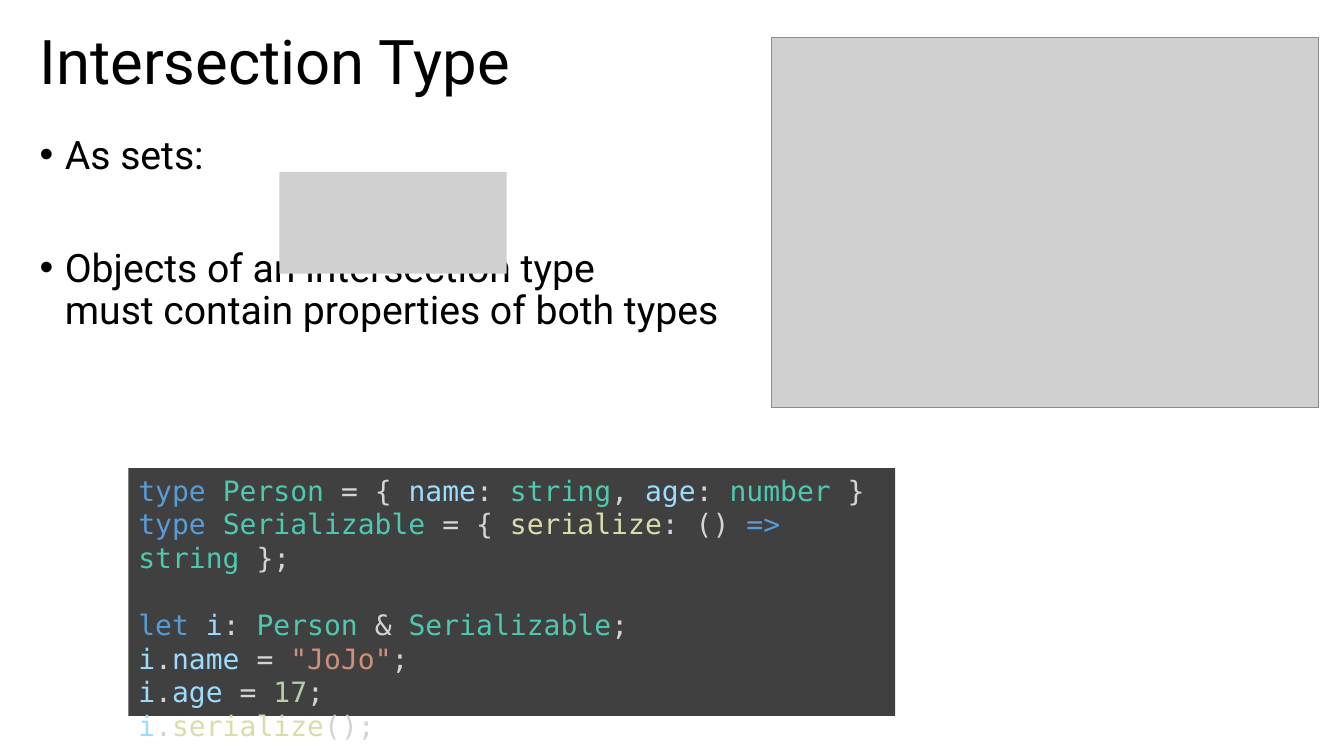
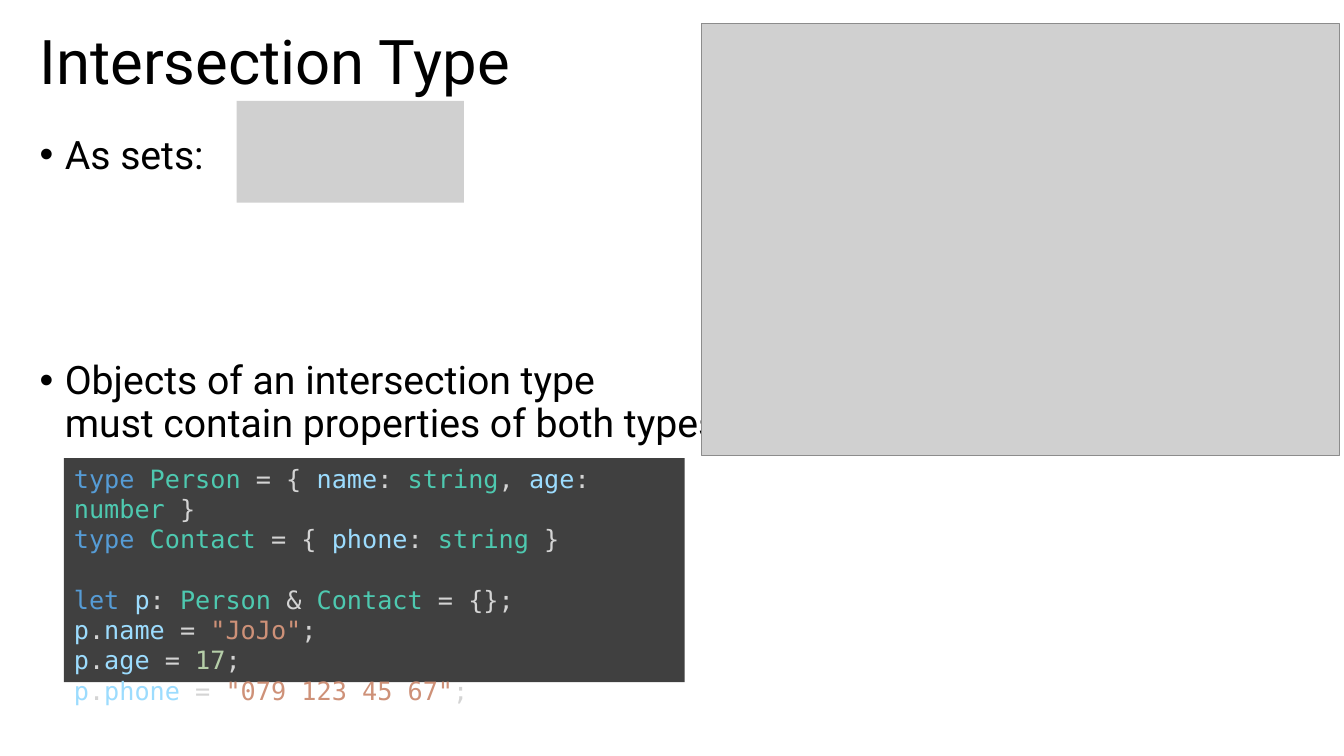
Before and after one commit to ymekesser/a-type-of-magic-presentation, a slide deck: slide 17 of a-type-of-magic.pptx. Drawn at 1344x756 pixels with LibreOffice and Linux fonts; fonts in the diff are those of the drawing; grey boxes stand for pictures. Boxes give left, top, right and bottom in pixels: in the first picture for what was removed or moved away, otherwise in the second. Text is boxed around its words. In the diff, an @@ line names an element or a change of style, - is before the commit and + after.

```diff
--- a/a-type-of-magic.pptx
+++ b/a-type-of-magic.pptx
@@ picture: place and size @@
-picture at box(771, 38, 1318, 408)
+picture at box(702, 24, 1340, 456)
@@ picture added at box(237, 101, 464, 203) @@
@@ text "As sets:" rewrapped from box(65, 141, 718, 333) to box(65, 141, 718, 447) @@
@@ picture removed at box(279, 172, 506, 274) @@
@@ rectangle "type Person = { name: ...": place and size @@
-rectangle "type Person = { name: ..." at box(128, 469, 895, 717)
+rectangle "type Person = { name: ..." at box(64, 459, 685, 683)
@@ text in rectangle at box(74, 469, 590, 519): size 20 to 18 pt in "type Person = { name: string, age: ..." @@
@@ text in rectangle at box(74, 529, 529, 705): text changed; size 20 to 18 pt @@
-type Serializable = { serialize: () => string };
-let i: Person & Serializable;
-i.name = "JoJo";
-i.age = 17;
-i.serialize();
+type Contact = { phone: string }
+let p: Person & Contact = {};
+p.name = "JoJo";
+p.age = 17;
+p.phone = "079 123 45 67";
```
Also in this commit, not shown: 1 other slide changed, 3 slides added, 2 slides removed, 7 other files.
